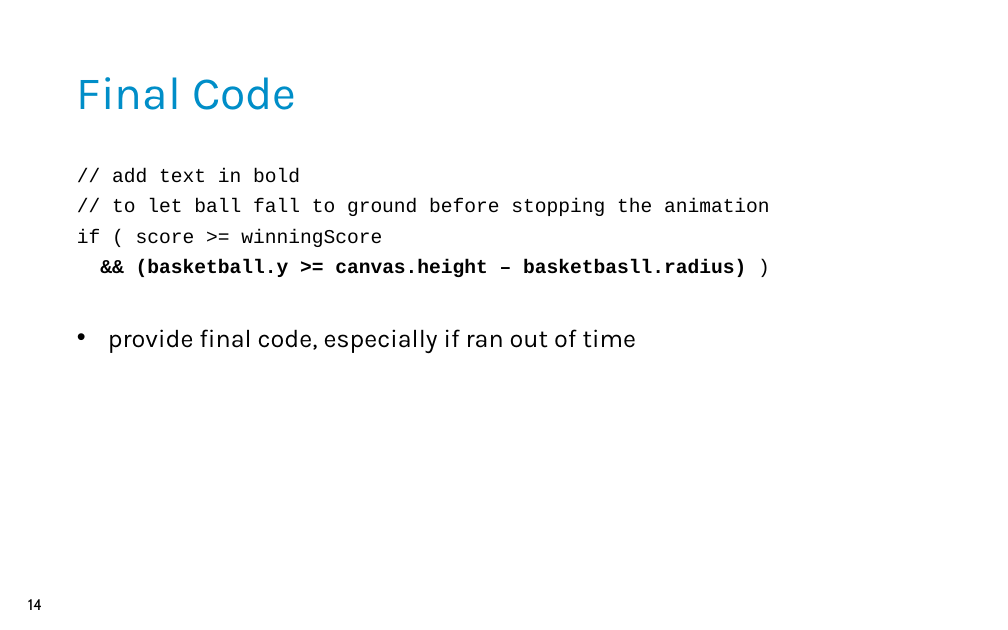
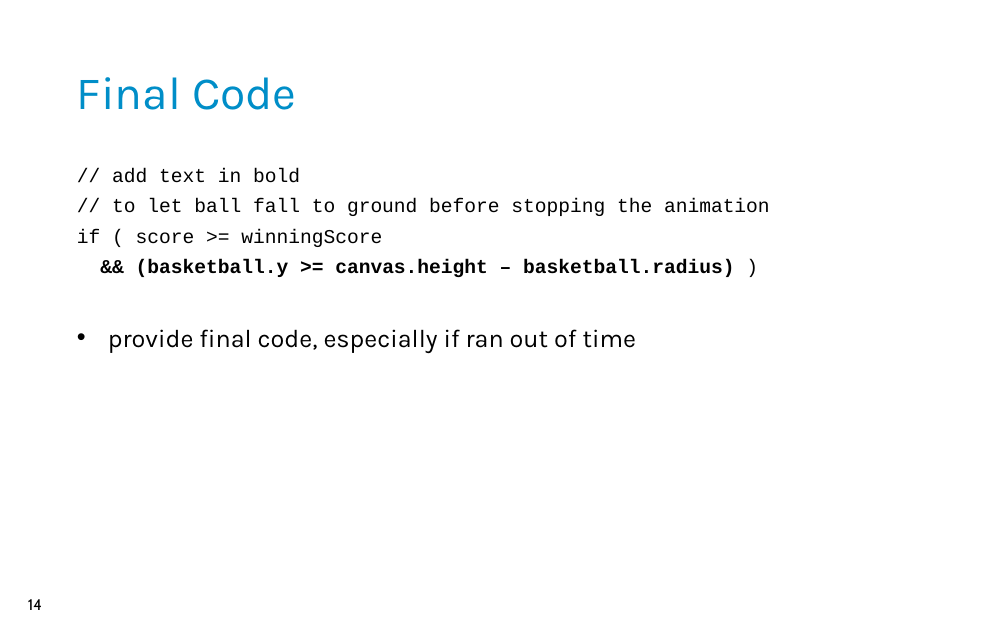
Before and after one commit to ProfessorGailHarris/BasketballInJS, a slide deck: slide 14 of Slides_BasketballInJS.pptx. Drawn at 1008x630 pixels with LibreOffice and Linux fonts; fonts in the diff are those of the drawing; background and template pictures are left out. Boxes give left, top, right and bottom in pixels: in the first picture for what was removed or moved away, otherwise in the second. Text is boxed around its words. In the diff, an @@ line names an element or a change of style, - is before the commit and + after.

Commit message:
Fix typos on slides

```diff
--- a/Slides_BasketballInJS.pptx
+++ b/Slides_BasketballInJS.pptx
@@ text at [136, 260, 734, 277]: text changed @@
-&& (basketball.y >= canvas.height – basketbasll.radius) )
+&& (basketball.y >= canvas.height – basketball.radius) )
```
Also in this commit, not shown: 1 other slide changed, 1 other file.
